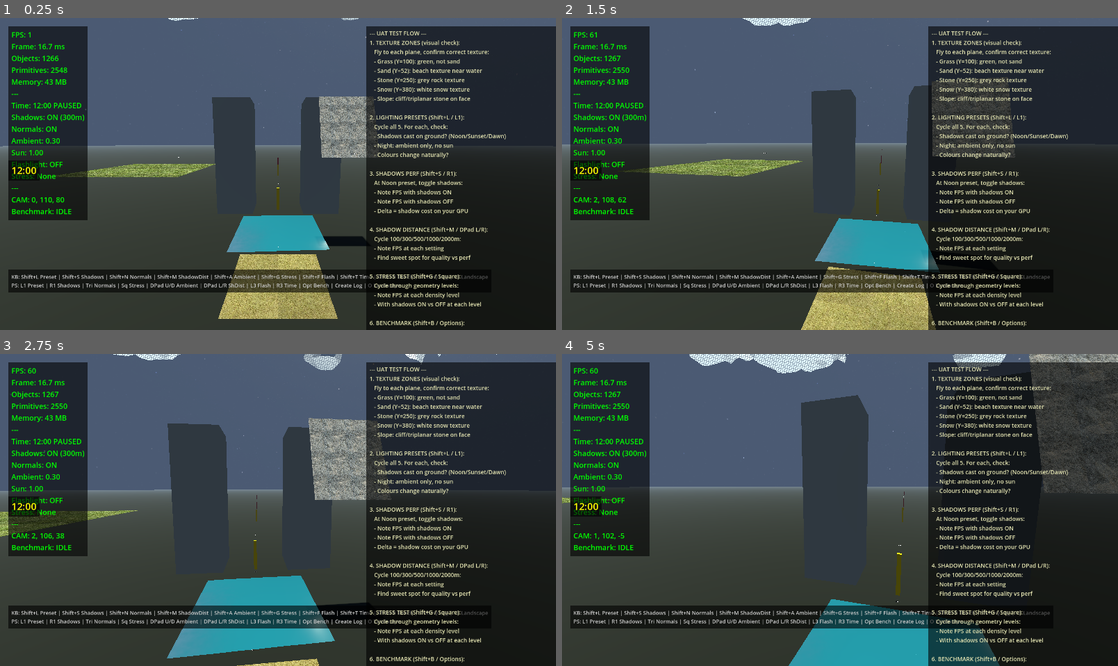
Above: before the commit, frames 1-4 (two rows, left to right).
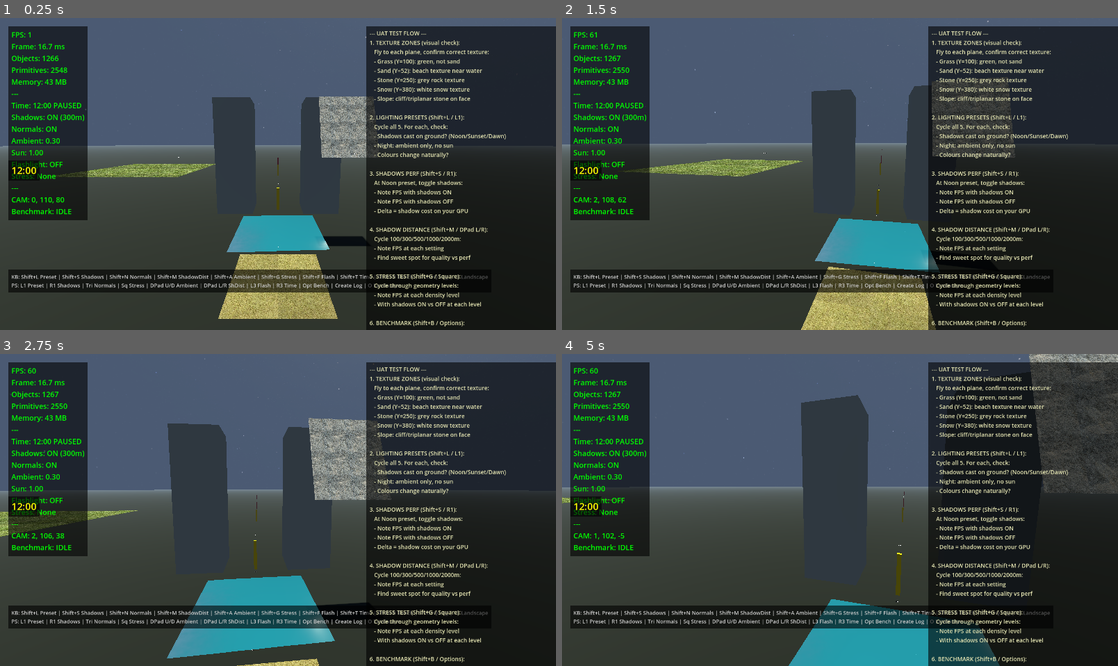
Above: after the commit, the same moments.

Repository: shovelhead24/possession
Game: Godot game, scene res://lighting_test.tscn
Two runs of this game, one before a commit and one after it. Both use one fixed random seed, a clock stepped at 60 frames per second and the inputs below.
Inputs (mouse positions are in pixels of both pictures, inside the frame that each line leads up to):
- Up to frame 1 (0.25 s): no input
- Up to frame 2 (1.5 s): tap Enter (ui_accept) at 0.5 s; move the mouse to (867, 174) at 0.52 s; hold W (move_forward) from 0.53 s (still down); tap E (interact) at 0.6 s; click (867, 174) at 0.67 s; tap Space (jump) at 0.77 s; move the mouse to (812, 174) at 1.27 s; click (812, 174) at 1.35 s
- Up to frame 3 (2.75 s): keep holding W (move_forward); tap Space (jump) at 1.52 s; move the mouse to (289, 503) at 2.02 s; hold Q (switch_weapon) from 2.03 s (still down)
- Up to frame 4 (5 s): keep holding W (move_forward); move the mouse to (834, 516) at 2.77 s; release Q (switch_weapon) at 2.78 s; tap F (toggle_fly) at 2.85 s; click (834, 516) at 2.92 s; tap Space (jump) at 3.02, 3.77, 4.52 s; move the mouse to (878, 513) at 3.52 s; tap L at 3.6 s; move the mouse to (795, 506) at 4.27 s; tap T at 4.35 s

The runs differ from the first frame. In frame 1, less than 0.1% of the frame differs, in the area x 30-65%, y 0-1%; in frame 2, 0.2%; in frame 3, 0.4%; in frame 4, 1.1%, in the area x 22-80%, y 0-7%.

Commit message:
fix(clouds): replace alpha hash with blend_mix + normal-facing opacity

Diff:
--- a/game/cloud_shader.gdshader
+++ b/game/cloud_shader.gdshader
@@ -1,9 +1,10 @@
 shader_type spatial;
-render_mode cull_disabled;
+render_mode cull_disabled, blend_mix, depth_draw_never, shadows_disabled;
 
 uniform vec3 color_top    : source_color = vec3(1.0,  1.0,  1.0);
 uniform vec3 color_bottom : source_color = vec3(0.62, 0.68, 0.74);
-uniform float alpha_density : hint_range(0.1, 1.0) = 0.82;
+uniform float alpha_max   : hint_range(0.1, 1.0) = 0.88;
+uniform float alpha_edge  : hint_range(0.0, 0.5) = 0.15;
 uniform float cloud_base  : hint_range(0.0, 5000.0) = 1500.0;
 uniform float cloud_top   : hint_range(0.0, 5000.0) = 2000.0;
 
@@ -14,12 +15,12 @@
 }
 
 void fragment() {
-	// Height-based tint — bright white on top, grey-blue on underside
+	// Height tint — white top, grey-blue underside
 	float h = clamp((world_y - cloud_base) / max(cloud_top - cloud_base, 1.0), 0.0, 1.0);
 	ALBEDO = mix(color_bottom, color_top, h);
 
-	// Alpha hash — screen-space dithering, no depth-sort needed
-	const vec3 magic = vec3(0.06711056, 0.00583715, 52.9829189);
-	float threshold = fract(magic.z * fract(dot(FRAGCOORD.xy, magic.xy)));
-	if (alpha_density < threshold) discard;
+	// Normal-facing opacity: surfaces pointing at the camera are thick/opaque,
+	// edge-on surfaces are thin/transparent. Physically correct for cloud volume.
+	float facing = abs(dot(NORMAL, VIEW));
+	ALPHA = mix(alpha_edge, alpha_max, pow(facing, 0.6));
 }
